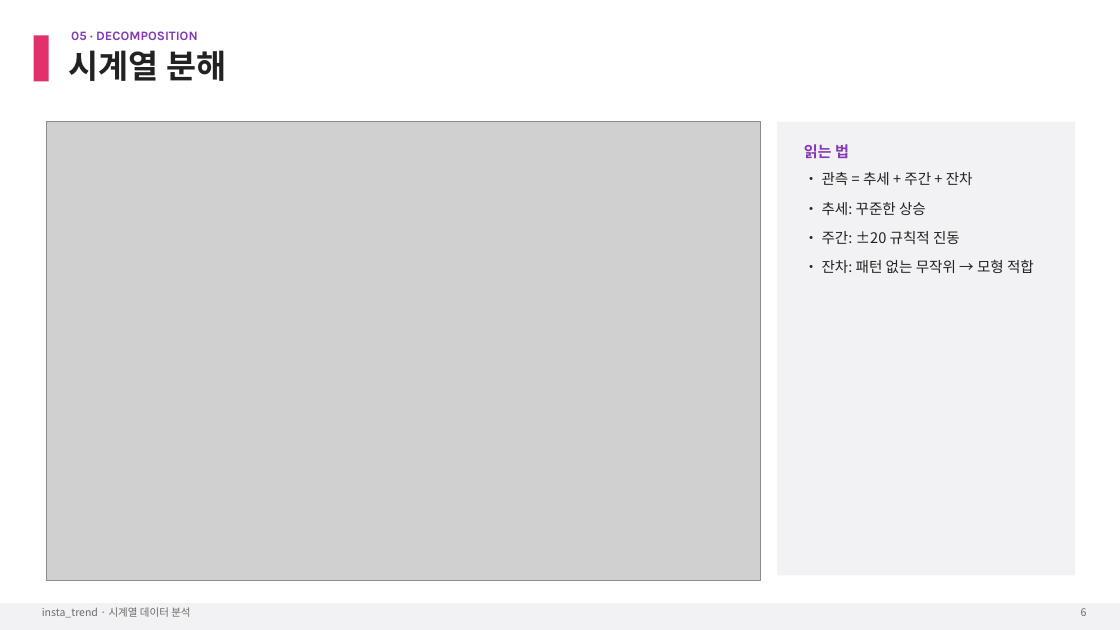
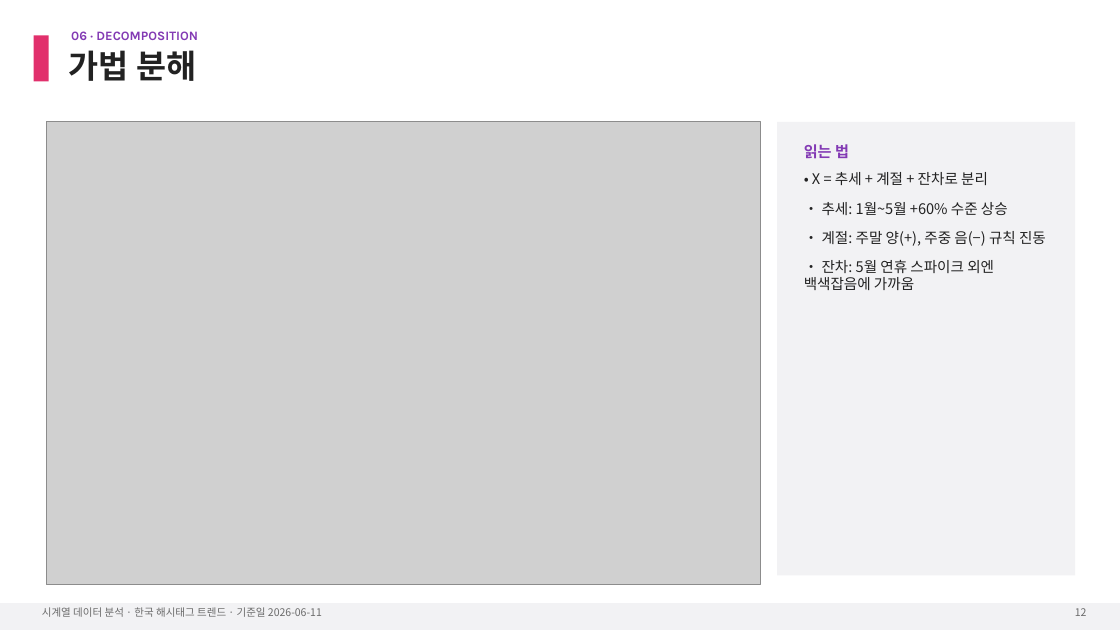
Before and after one commit to iluv4/insta_trend, a slide deck: slide 15 of presentation/insta_trend_timeseries.pptx (slide 8 before the commit). Drawn at 1120x630 pixels with LibreOffice and Linux fonts; fonts in the diff are those of the drawing; grey boxes stand for pictures. Boxes give left, top, right and bottom in pixels: in the first picture for what was removed or moved away, otherwise in the second. Text is boxed around its words. In the diff, an @@ line names an element or a change of style, - is before the commit and + after.

```diff
--- a/presentation/insta_trend_timeseries.pptx
+++ b/presentation/insta_trend_timeseries.pptx
@@ text at (69,50,196,81): text changed @@
-시계열 분해
+가법 분해
@@ text at (71,31,198,40): text changed @@
-05 · DECOMPOSITION
+06 · DECOMPOSITION
@@ picture: place and size @@
-picture at (46,122,760,581)
+picture at (46,122,760,585)
@@ text at (804,172,1046,290): text changed @@
-• 관측 = 추세 + 주간 + 잔차
-• 추세: 꾸준한 상승
-• 주간: ±20 규칙적 진동
-• 잔차: 패턴 없는 무작위 → 모형 적합
+• X = 추세 + 계절 + 잔차로 분리
+• 추세: 1월~5월 +60% 수준 상승
+• 계절: 주말 양(+), 주중 음(−) 규칙 진동
+• 잔차: 5월 연휴 스파이크 외엔 백색잡음에 가까움
@@ text at (42,607,322,617): text changed @@
-insta_trend · 시계열 데이터 분석
+시계열 데이터 분석 · 한국 해시태그 트렌드 · 기준일 2026-06-11
@@ text at (1075,608,1087,616): text changed @@
-6
+12
```
Also in this commit, not shown: 11 other slides changed, 12 slides added, 2 slides removed, 14 other files.
